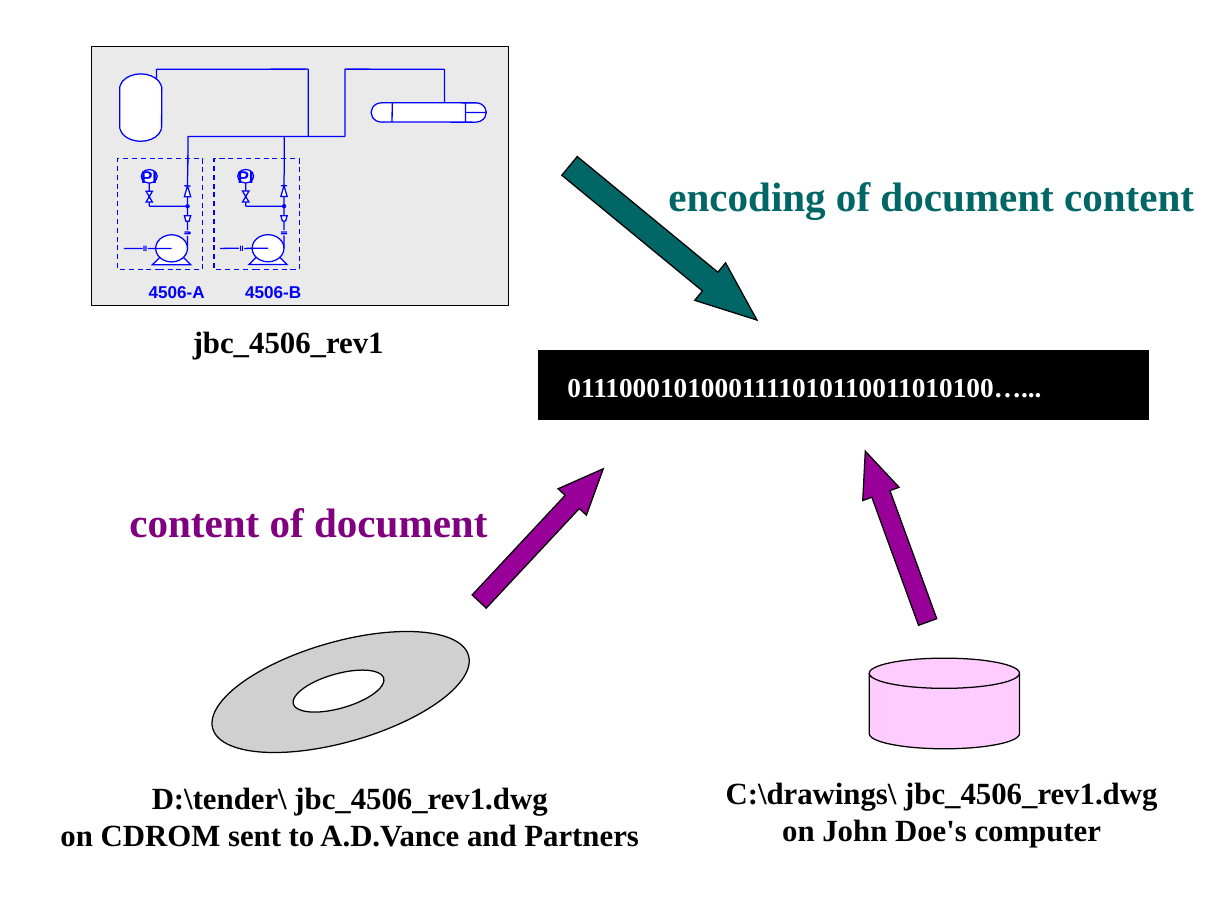
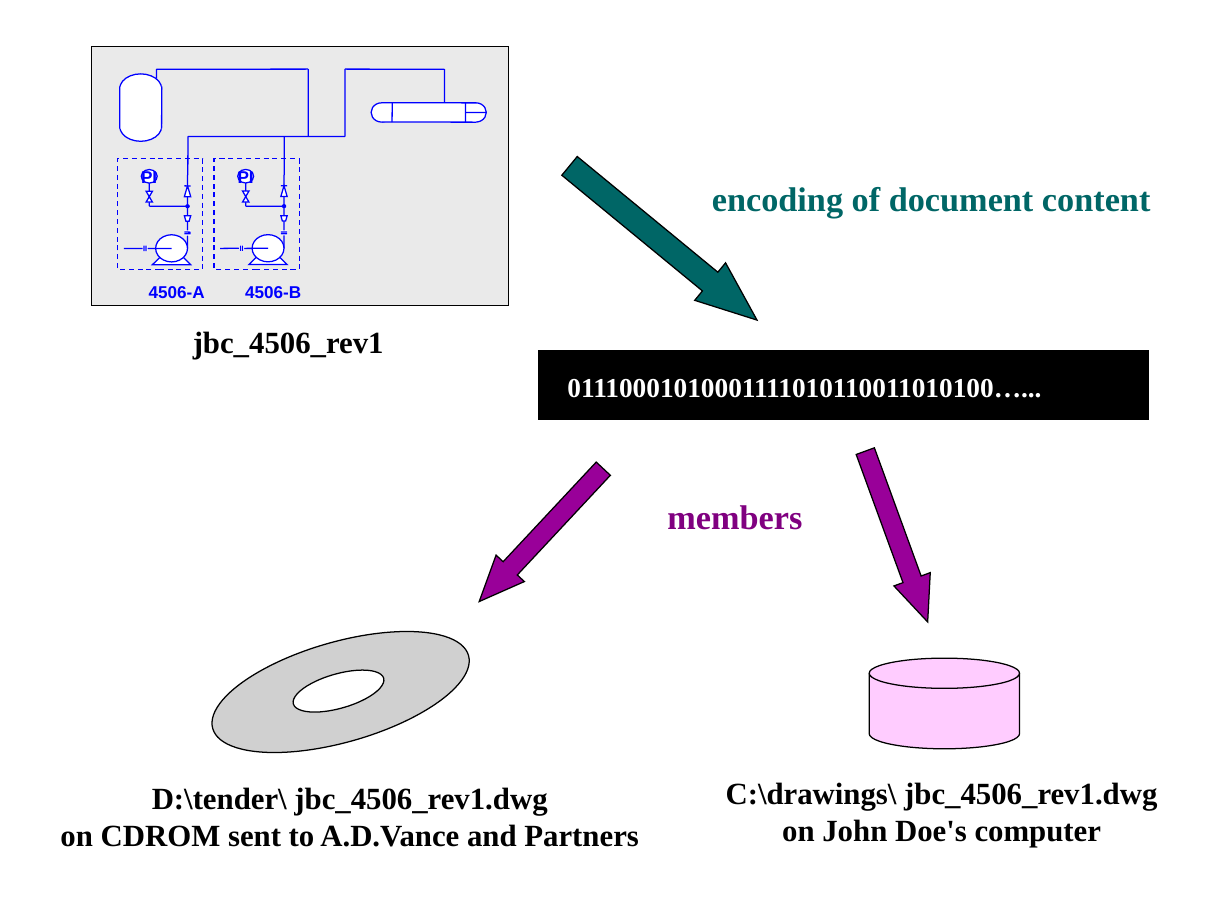
Before and after one commit to starseeker/stepmod_mirror, a slide deck: slide 7 of data/modules/schematic_element/schematic_element_structure_examples.ppt. Drawn at 1232x924 pixels with LibreOffice and Linux fonts; fonts in the diff are those of the drawing; grey boxes stand for pictures. Boxes give left, top, right and bottom in pixels: in the first picture for what was removed or moved away, otherwise in the second. Text is boxed around its words. In the diff, an @@ line names an element or a change of style, - is before the commit and + after.

Commit message:
adding document structure and classification

```diff
--- a/data/modules/schematic_element/schematic_element_structure_examples.ppt
+++ b/data/modules/schematic_element/schematic_element_structure_examples.ppt
@@ text "encoding of document content" moved from (x1=668, y1=182, x2=1194, y2=219) to (x1=712, y1=187, x2=1150, y2=218) @@
@@ text "encoding of document content" at (x1=712, y1=187, x2=1150, y2=218): size 24 to 20 pt @@
@@ up arrow at (x1=847, y1=445, x2=946, y2=629): down arrow to up arrow @@
@@ up arrow at (x1=465, y1=456, x2=618, y2=616): down arrow to up arrow @@
@@ rectangle removed at (x1=117, y1=490, x2=499, y2=552) @@
-content of document
@@ rectangle added at (x1=655, y1=489, x2=814, y2=543), fill #FFFFFF, outline #FFFFFF 0.74 pt, 20 pt, text #800080, bold @@
+members
```
Also in this commit, not shown: 2 other slides changed, 3 other files.
